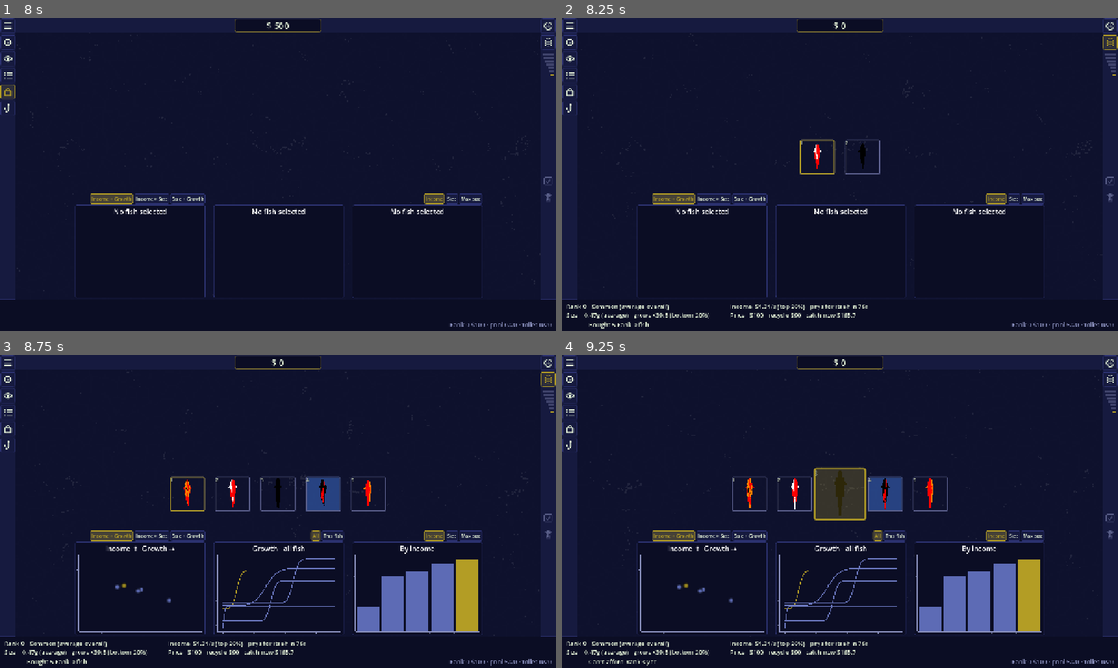
Above: before the commit, frames 1-4 (two rows, left to right).
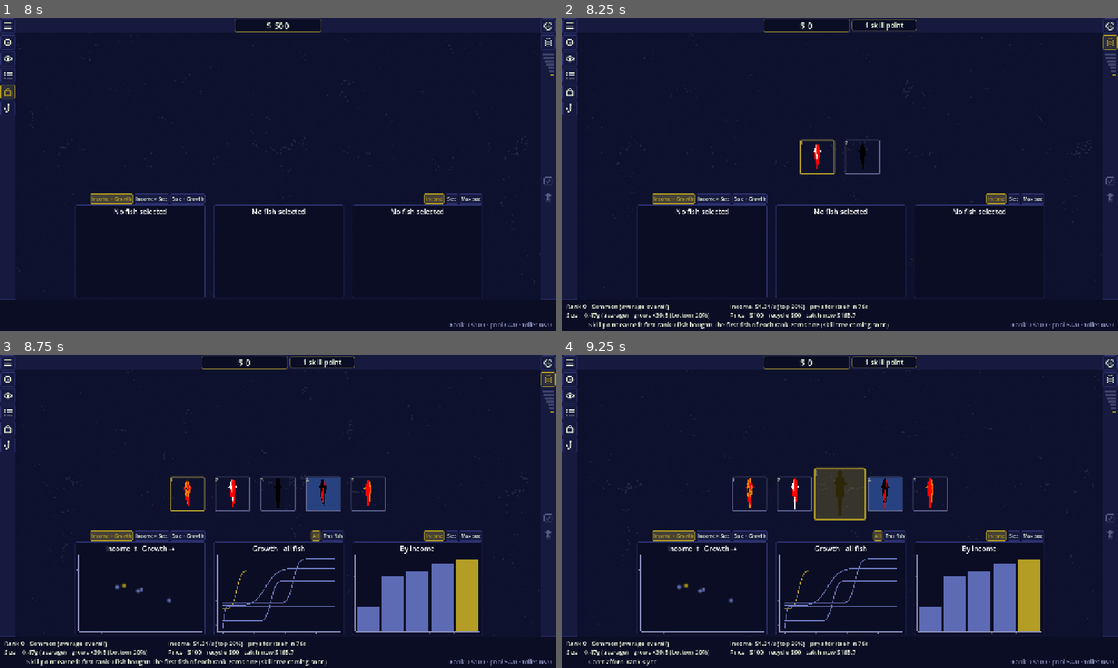
Above: after the commit, the same moments.

Repository: frnklnnlsn/koi-idle
Game: Godot game, scene res://game_parts/user_interface/scenes/main_UI.tscn
Same seed, same stepped clock (60 frames per second), same inputs: the game is played once before the commit and once after it.
Inputs (mouse positions are in pixels of both pictures, inside the frame that each line leads up to):
- Up to frame 1 (8 s): click (5, 108) at 0.5 s; click (5, 108) at 1.25 s; click (5, 24) at 2 s; click (5, 43) at 2.75 s; click (5, 58) at 3.5 s; click (5, 74) at 4.25 s; click "Income" at 5 s; click "Size" at 5.75 s; click "Max size" at 6.5 s; click (5, 93) at 7.25 s
- Up to frame 2 (8.25 s): click (1112, 43) at 8 s
- Up to frame 3 (8.75 s): no input
- Up to frame 4 (9.25 s): tap Enter at 8.75 s; drag from (1112, 401) to (840, 511) at 8.77 s

Frame 1 is identical in both runs. In frame 2, 1.1% of the frame differs, in the area x 4-64%, y 0-100%; in frame 3, 1.1%; in frame 4, 0.6%.

Commit message:
Skill points step 1: tuning pipeline, rank-first milestones, points counter
- Tuning: one place gameplay numbers go through, final = (base + extra) x mult.
  Price, income, bite time, growth speed/potential, toilet capacity, shop pool,
  recycle fee and pond sale rate now read through it (no sources yet, so no
  behaviour change).
- Progression autoload: first fish bought of each rank (incl. rank 0) earns a
  skill point, once per rank per level. Milestones live in
  game_parts/progression/milestones.tres. Older saves are credited once.
- Top bar SkillPoints counter and command-line messages, with an intro on the
  first point.

Co-Authored-By: Claude Opus 5.5 <noreply@anthropic.com>
Claude-Session: https://claude.ai/code/session_01EFMBTUzXdodmqvh2BWDEMY

Diff:
--- a/koi-idle-godot/SandBox/Composition/component_scripts/fish_lable_display.gd
+++ b/koi-idle-godot/SandBox/Composition/component_scripts/fish_lable_display.gd
@@ -36,7 +36,7 @@
 	_put(fish_income_label, "$%s/s %s%s" % [num(fish.income), _rarity(fish.income_z), payback])
 	# Selling in the shop refunds the price; keeping it, then catching it from
 	# the pond later, pays its catch value (more once it has grown).
-	var catch_now := FishingLine.catch_value(rank_def, fish.mass, Ranks.table().catch_return)
+	var catch_now := FishingLine.catch_value_of(fish)
 	_put(sell_value_label, "$%s recycle   (catch $%s)" % [num(PassiveSystems.recycle_refund(fish)), num(catch_now)])
 
 
@@ -55,7 +55,7 @@
 			duration(fish.cost / fish.income) if fish.income > 0.0 else "—"],
 		"Size    %sg %s   grows ×%s %s" % [num(fish.mass), _rarity(fish.mass_z), num(potential), _rarity(fish.size_z)],
 		"Price   $%s   recycle $%s   catch now $%s" % [num(fish.cost), num(PassiveSystems.recycle_refund(fish)),
-			num(FishingLine.catch_value(rank_def, fish.mass, Ranks.table().catch_return))],
+			num(FishingLine.catch_value_of(fish))],
 	]
 	return "\n".join(lines)
 
--- /dev/null
+++ b/koi-idle-godot/game_parts/progression/milestones.tres
@@ -0,0 +1,17 @@
+[gd_resource type="Resource" script_class="MilestoneList" format=3]
+
+[ext_resource type="Script" path="res://scripts/progression/milestone_list.gd" id="1_list"]
+[ext_resource type="Script" path="res://scripts/progression/milestone_def.gd" id="2_def"]
+
+[sub_resource type="Resource" id="Resource_first_buy"]
+script = ExtResource("2_def")
+id = "first_buy"
+title = "First rank %d fish bought"
+kind = 0
+rank = -1
+points = 1
+per_level = true
+
+[resource]
+script = ExtResource("1_list")
+milestones = Array[ExtResource("2_def")]([SubResource("Resource_first_buy")])
--- a/koi-idle-godot/game_parts/user_interface/scenes/fishing_ui.gd
+++ b/koi-idle-godot/game_parts/user_interface/scenes/fishing_ui.gd
@@ -186,7 +186,7 @@
 		if line.chain.size() > 1:
 			text += "   (separately $%s)" % _commas(floori(line.value_if_separate()))
 		else:
-			text += "   (shop price $%s)" % _commas(Ranks.get_rank(line.top().rank).cost)
+			text += "   (shop price $%s)" % _commas(floori(Ranks.price(line.top().rank)))
 		fish_stats.text = text
 
 	# Bite timer: a range for the rank you'd catch next, or ∞ if nothing can bite.
--- a/koi-idle-godot/game_parts/user_interface/scenes/main_UI.tscn
+++ b/koi-idle-godot/game_parts/user_interface/scenes/main_UI.tscn
@@ -172,6 +172,19 @@
 horizontal_alignment = 1
 vertical_alignment = 1
 
+[node name="SkillPoints" type="Label" parent="VBoxContainer/Panel/HBoxContainer2"]
+unique_name_in_owner = true
+visible = false
+custom_minimum_size = Vector2(150, 0)
+layout_mode = 2
+tooltip_text = "Skill points to spend. The first fish bought of each rank earns one, again on every prestige level."
+mouse_filter = 1
+theme_type_variation = &"MoneyBox"
+theme_override_font_sizes/font_size = 16
+text = "0 skill points"
+horizontal_alignment = 1
+vertical_alignment = 1
+
 [node name="ListUI" parent="VBoxContainer" unique_id=668367678 instance=ExtResource("11_o70p8")]
 unique_name_in_owner = true
 visible = false
--- a/koi-idle-godot/game_parts/user_interface/scenes/main_ui.gd
+++ b/koi-idle-godot/game_parts/user_interface/scenes/main_ui.gd
@@ -1,5 +1,7 @@
 extends Control
 @onready var net_worth_label: Label               = %net_worth
+## Skill points to spend, next to the money (hidden until the first point).
+@onready var skill_points_label: Label = %SkillPoints
 @onready var list_ui:         Control             = %ListUI
 @onready var shop_ui:         Control             = %ShopUI
 @onready var toilet:          SubViewportContainer = %ToiletViewportContainer
@@ -45,6 +47,10 @@
 	fishing_ui.visibility_changed.connect(_update_backdrop)
 	shop_ui.drag_zone_changed.connect(_on_drag_zone)
 	shop_ui.action_message.connect(command_line.say)
+	Progression.points_changed.connect(_show_skill_points.unbind(1))
+	Progression.milestone_earned.connect(_on_milestone_earned)
+	Progression.credited_existing.connect(_on_credited_existing)
+	_show_skill_points()
 	_rank_meter.rank_clicked.connect(_on_rank_clicked)
 	_rank_meter.rank_scrolled.connect(_on_rank_scrolled)
 	_on_shop_visibility()
@@ -90,6 +96,28 @@
 	_trash_light.modulate = pal.trash.lightened(0.2) if zone == "trash" else off
 
 
+# ── Skill points ──────────────────────────────────────────────────────────────
+func _show_skill_points() -> void:
+	var p := Progression.points()
+	skill_points_label.visible = Progression.points_earned() > 0
+	skill_points_label.text = "%d skill point%s" % [p, "" if p == 1 else "s"]
+
+
+func _on_milestone_earned(title: String, points: int, first_ever: bool) -> void:
+	_show_skill_points()
+	# Deferred: the purchase's own "Bought ..." message comes right after this
+	# and would hide it.
+	if first_ever:
+		command_line.say.call_deferred("Skill point earned: %s! The first fish of each rank earns one (skill tree coming soon)" % title.to_lower())
+	else:
+		command_line.say.call_deferred("+%d skill point%s: %s  (%d to spend)" % [points, "" if points == 1 else "s", title.to_lower(), Progression.points()])
+
+
+func _on_credited_existing(count: int, points: int) -> void:
+	_show_skill_points()
+	command_line.say("Skill points: +%d for the %d rank%s you already own. Each new rank's first fish earns another" % [points, count, "" if count == 1 else "s"])
+
+
 func _on_buy_pressed() -> void:
 	command_line.say(shop_ui.buy_one())
 
@@ -108,7 +136,7 @@
 ## Shows the shop's rank and how many ranks your money covers.
 func _update_rank_meter() -> void:
 	var n := 0
-	while n < Ranks.count() and PassiveSystems.net_worth >= Ranks.get_rank(n).cost:
+	while n < Ranks.count() and PassiveSystems.net_worth >= Ranks.price(n):
 		n += 1
 	_rank_meter.affordable = n
 	_rank_meter.rank = shop_ui.rank
--- a/koi-idle-godot/game_parts/user_interface/scripts/rank_meter.gd
+++ b/koi-idle-godot/game_parts/user_interface/scripts/rank_meter.gd
@@ -168,4 +168,4 @@
 		return "Rank: click a bar or scroll"
 	var r := Ranks.get_rank(i)
 	var note := "" if i < affordable else "  (can't afford yet)"
-	return "%s · $%s%s" % [r.display_name, FishLabelDisplay.num(r.cost), note]
+	return "%s · $%s%s" % [r.display_name, FishLabelDisplay.num(Ranks.price(i)), note]
--- a/koi-idle-godot/game_parts/user_interface/scripts/shop_ui.gd
+++ b/koi-idle-godot/game_parts/user_interface/scripts/shop_ui.gd
@@ -450,7 +450,7 @@
 ## Buys up to `n` fish of the current rank, limited by the pool and money.
 ## Returns how many were bought.
 func _buy(n: int) -> int:
-	var cost: float = Ranks.get_rank(rank).cost
+	var cost: float = Ranks.price(rank)
 	var can: int = mini(n, FishHandler.pool_space())
 	if cost > 0.0:
 		can = mini(can, int(PassiveSystems.net_worth / cost))
@@ -530,7 +530,7 @@
 			sell.emit(fish)
 			return "Recycled %d fish for $%s" % [fish.size(), FishLabelDisplay.num(refund)]
 		"buy", "fill":
-			var want: int = cmd.get("count", 1) if cmd["cmd"] == "buy" else Ranks.table().shop_pool_size
+			var want: int = cmd.get("count", 1) if cmd["cmd"] == "buy" else Ranks.pool_size()
 			var got := _buy(want)
 			if got == 0:
 				return "Pool full" if FishHandler.pool_space() == 0 else "Can't afford a %s" % Ranks.get_rank(rank).display_name
@@ -538,7 +538,7 @@
 		"rank":
 			var to: int = cmd["to"] if cmd.has("to") else rank + cmd["by"]
 			to = clampi(to, 0, Ranks.max_rank())
-			if PassiveSystems.net_worth < Ranks.get_rank(to).cost:
+			if PassiveSystems.net_worth < Ranks.price(to):
 				return "Can't afford %s yet" % Ranks.get_rank(to).display_name
 			rank = to
 			_refresh_affordability()
@@ -580,8 +580,8 @@
 
 func command_status() -> String:
 	var r := Ranks.get_rank(rank)
-	return "%s $%s · pool %d/%d · toilet %d/%d" % [r.display_name, FishLabelDisplay.num(r.cost),
-		Ranks.table().shop_pool_size - FishHandler.pool_space(), Ranks.table().shop_pool_size,
+	return "%s $%s · pool %d/%d · toilet %d/%d" % [r.display_name, FishLabelDisplay.num(Ranks.price(rank)),
+		Ranks.pool_size() - FishHandler.pool_space(), Ranks.pool_size(),
 		FishHandler.work_count(), FishHandler.capacity]
 
 
@@ -619,7 +619,7 @@
 
 ## Drops the selected rank to the best one you can afford.
 func _refresh_affordability() -> void:
-	while rank > 0 and PassiveSystems.net_worth < Ranks.get_rank(rank).cost:
+	while rank > 0 and PassiveSystems.net_worth < Ranks.price(rank):
 		rank -= 1
 
 func _on_new_fish(arr: Array) -> void:
--- a/koi-idle-godot/project.godot
+++ b/koi-idle-godot/project.godot
@@ -27,6 +27,7 @@
 DisplayManager="*res://scripts/Singletons/DisplayManager.gd"
 FishGrowthManager="*res://scripts/Singletons/FishGrowthManager.gd"
 PassiveSystems="*res://scripts/Singletons/PassiveSystems.gd"
+Progression="*res://scripts/Singletons/Progression.gd"
 DevTools="*res://scripts/dev/dev_tools.gd"
 
 [display]
--- a/koi-idle-godot/scripts/Singletons/FishGenerator.gd
+++ b/koi-idle-godot/scripts/Singletons/FishGenerator.gd
@@ -61,10 +61,10 @@
 
 	fish.ID = _generate_id(15)
 	fish.rank = rank
-	fish.cost = rank_def.cost
+	fish.cost = Ranks.price(rank)
 
 	var stats := roll_stats(rank_def, _rng)
-	fish.income = stats["income"]
+	fish.income = Tuning.apply(Tuning.INCOME, stats["income"])
 	fish.income_z = stats["income_z"]
 	fish.mass = stats["mass"]
 	fish.mass_z = stats["mass_z"]
@@ -72,7 +72,8 @@
 
 	var growth := roll_growth(fish.mass, rank_def, _rng)
 	fish.growth_rate = growth["growth_rate"]
-	fish.carrying_capacity = growth["carrying_capacity"]
+	# Growth potential through Tuning: scales how far above its start it grows.
+	fish.carrying_capacity = fish.mass + (growth["carrying_capacity"] - fish.mass) * Tuning.apply(Tuning.GROWTH_POTENTIAL, 1.0)
 	fish.mid_point = growth["mid_point"]
 	fish.size_z = growth["size_z"]
 	fish.x_start = _x_start(fish.growth_rate)
--- a/koi-idle-godot/scripts/Singletons/FishGrowthManager.gd
+++ b/koi-idle-godot/scripts/Singletons/FishGrowthManager.gd
@@ -76,9 +76,12 @@
 	if not save_data or save_data.list_of_retired_fish.is_empty():
 		return
 
+	# Tuning growth_speed: pond time passes faster or slower (from now on;
+	# ages already reached stay as they are).
+	var aged := extra_seconds * Tuning.apply(Tuning.GROWTH_SPEED, 1.0)
 	for fish in save_data.list_of_retired_fish:
 		if fish is fish_conf:
-			fish.age += extra_seconds
+			fish.age += aged
 			fish.mass = mass_for(fish, pond_hours(fish))
 
 	SaveManager.save_current_data(save_data)
--- a/koi-idle-godot/scripts/Singletons/FishHandler.gd
+++ b/koi-idle-godot/scripts/Singletons/FishHandler.gd
@@ -3,8 +3,11 @@
 #var list_of_work_fish:Array
 #var lsit_of_retired_fish:Array
 var list_of_shop_fish:Array
+## Toilet capacity before Tuning (levels / skills change it).
+var base_capacity: int = 20
 ## Toilet capacity: most fish you can keep earning at once.
-var capacity = 20
+var capacity: int:
+	get: return Tuning.apply_int(Tuning.TOILET_CAPACITY, base_capacity, 1)
 var total_fish:int
 
 signal keep_fish(list)
@@ -38,7 +41,7 @@
 
 ## Free slots in the shop's buy pool (rank table: shop_pool_size).
 func pool_space() -> int:
-	return maxi(Ranks.table().shop_pool_size - SaveManager.load_saved_data().list_of_shop_fish.size(), 0)
+	return maxi(Ranks.pool_size() - SaveManager.load_saved_data().list_of_shop_fish.size(), 0)
 
 
 ### takes an array of fish_res, (can search through for same res)
--- a/koi-idle-godot/scripts/Singletons/PassiveSystems.gd
+++ b/koi-idle-godot/scripts/Singletons/PassiveSystems.gd
@@ -120,7 +120,7 @@
 
 
 static func recycle_refund(fish_res: fish_conf) -> float:
-	return fish_res.cost * (1.0 - Ranks.table().recycle_fee)
+	return fish_res.cost * (1.0 - Tuning.apply_share(Tuning.RECYCLE_FEE, Ranks.table().recycle_fee))
 
 func _debug_print() -> void:
 	#print("income: %.2f | net_worth: %.2f" % [income, net_worth])
--- /dev/null
+++ b/koi-idle-godot/scripts/Singletons/Progression.gd
@@ -0,0 +1,146 @@
+# Progression.gd (autoload "Progression")
+# Skill points and the milestones that earn them. Points are kept across
+# prestige; per-level milestones (like "first fish of each rank") can be
+# earned again on each new level.
+#
+# Milestones are listed in game_parts/progression/milestones.tres. Checks run
+# when things happen (a fish is bought, ...), not every frame.
+extends Node
+
+## A skill point was earned (or spent / refunded): new unspent total.
+signal points_changed(points: int)
+## A milestone was earned. first_ever = the very first point of the game.
+signal milestone_earned(title: String, points: int, first_ever: bool)
+## Points credited for an older save's progress (shown once).
+signal credited_existing(count: int, points: int)
+
+const MILESTONES_PATH := "res://game_parts/progression/milestones.tres"
+
+var _list: MilestoneList
+
+
+func _ready() -> void:
+	_list = load(MILESTONES_PATH) if ResourceLoader.exists(MILESTONES_PATH) else MilestoneList.new()
+	FishGenerator.new_fish.connect(_on_fish_bought)
+	SaveManager.save_reset.connect(func(): points_changed.emit(points()))
+	_credit_older_save.call_deferred()
+
+
+## Unspent skill points.
+func points() -> int:
+	return SaveManager.load_saved_data().skill_points
+
+
+func points_earned() -> int:
+	return SaveManager.load_saved_data().points_earned
+
+
+func level() -> int:
+	return SaveManager.load_saved_data().level
+
+
+## Spend points (the skill tree). False if there aren't enough.
+func spend(amount: int) -> bool:
+	var sd := SaveManager.load_saved_data()
+	if amount > sd.skill_points:
+		return false
+	sd.skill_points -= amount
+	SaveManager.save_current_data(sd)
+	points_changed.emit(sd.skill_points)
+	return true
+
+
+## Give points back (respec).
+func refund(amount: int) -> void:
+	var sd := SaveManager.load_saved_data()
+	sd.skill_points += amount
+	SaveManager.save_current_data(sd)
+	points_changed.emit(sd.skill_points)
+
+
+func is_claimed(key: String) -> bool:
+	return key in SaveManager.load_saved_data().claimed_milestones
+
+
+## Every milestone, for a list of goals: [{title, points, claimed}].
+func overview() -> Array:
+	var out := []
+	for m in _list.milestones:
+		if m.kind == MilestoneDef.Kind.FIRST_RANK_BOUGHT and m.rank < 0:
+			for r in Ranks.count():
+				out.append({"title": _title(m, r), "points": m.points, "claimed": is_claimed(_key(m, r))})
+		else:
+			out.append({"title": _title(m, m.rank), "points": m.points, "claimed": is_claimed(_key(m, m.rank))})
+	return out
+
+
+# ------------------------------------------------------------------ Earning
+
+func _on_fish_bought(fish_array: Array) -> void:
+	for f in fish_array:
+		if f is fish_conf:
+			_check_rank_bought(f.rank, false)
+
+
+func _check_rank_bought(rank: int, quiet: bool) -> int:
+	var earned := 0
+	for m in _list.milestones:
+		if m.kind == MilestoneDef.Kind.FIRST_RANK_BOUGHT and (m.rank < 0 or m.rank == rank):
+			earned += _claim(m, rank, quiet)
+	return earned
+
+
+## Earns `m` (for `rank`) if it isn't yet. Returns the points given.
+func _claim(m: MilestoneDef, rank: int, quiet: bool) -> int:
+	var key := _key(m, rank)
+	var sd := SaveManager.load_saved_data()
+	if key in sd.claimed_milestones:
+		return 0
+	var first_ever := sd.points_earned == 0
+	sd.claimed_milestones.append(key)
+	sd.skill_points += m.points
+	sd.points_earned += m.points
+	SaveManager.save_current_data(sd)
+	if not quiet:
+		milestone_earned.emit(_title(m, rank), m.points, first_ever)
+		points_changed.emit(sd.skill_points)
+	return m.points
+
+
+## The saved name of a milestone: per-level ones include the level.
+func _key(m: MilestoneDef, rank: int) -> String:
+	var k := m.id
+	if m.rank < 0:
+		k += ":r%d" % rank
+	if m.per_level:
+		k += "@L%d" % level()
+	return k
+
+
+func _title(m: MilestoneDef, rank: int) -> String:
+	return m.title % rank if "%d" in m.title else m.title
+
+
+## Saves from before skill points: credit the ranks already owned, once.
+func _credit_older_save() -> void:
+	var sd := SaveManager.load_saved_data()
+	if sd.progression_started:
+		return
+	var ranks := {}
+	for list in [sd.list_of_shop_fish, sd.list_of_work_fish, sd.list_of_retired_fish]:
+		for f in list:
+			if f is fish_conf:
+				ranks[f.rank] = true
+	var count := 0
+	var pts := 0
+	for r in ranks.keys():
+		var got := _check_rank_bought(r, true)
+		if got > 0:
+			count += 1
+			pts += got
+	sd = SaveManager.load_saved_data()
+	sd.progression_started = true
+	SaveManager.save_current_data(sd)
+	if pts > 0:
+		points_changed.emit(sd.skill_points)
+		credited_existing.emit(count, pts)
--- a/koi-idle-godot/scripts/Singletons/SaveManager.gd
+++ b/koi-idle-godot/scripts/Singletons/SaveManager.gd
@@ -118,6 +118,7 @@
 	save_data.list_of_work_fish = []
 	save_data.list_of_shop_fish = []
 	save_data.list_of_retired_fish = []
+	save_data.progression_started = true   # nothing owned yet to credit
 	return save_data
 
 
--- a/koi-idle-godot/scripts/fishing/fishing_line.gd
+++ b/koi-idle-godot/scripts/fishing/fishing_line.gd
@@ -65,7 +65,8 @@
 
 
 func bite_range() -> Vector2:
-	return Ranks.get_rank(target_rank()).bite_seconds
+	var r: Vector2 = Ranks.get_rank(target_rank()).bite_seconds
+	return Vector2(Tuning.apply(Tuning.BITE_TIME, r.x), Tuning.apply(Tuning.BITE_TIME, r.y))
 
 
 func roll_bite_time() -> float:
@@ -82,7 +83,15 @@
 
 
 func worth(fish: fish_conf) -> float:
-	return catch_value(Ranks.get_rank(fish.rank), fish.mass, Ranks.table().catch_return)
+	return catch_value_of(fish)
+
+
+## What `fish` pays if caught now: like catch_value, but from the price this
+## fish was bought at (so a harder level's prices carry through).
+static func catch_value_of(fish: fish_conf) -> float:
+	var rank_def := Ranks.get_rank(fish.rank)
+	var price: float = fish.cost if fish.cost > 0.0 else Ranks.price(fish.rank)
+	return price * Ranks.table().catch_return * fish.mass / avg_start_mass(rank_def)
 
 
 ## What a caught fish of `rank_def` weighing `mass` pays when kept on its own.
@@ -118,4 +127,4 @@
 	for f in pond_fish:
 		if f is fish_conf:
 			v += worth(f)
-	return v * POND_SALE_RATE
+	return v * Tuning.apply_share(Tuning.POND_SALE_RATE, POND_SALE_RATE)
--- /dev/null
+++ b/koi-idle-godot/scripts/progression/milestone_def.gd
@@ -0,0 +1,24 @@
+# milestone_def.gd
+# One way to earn skill points, edited in game_parts/progression/milestones.tres.
+# Each milestone is a "first time X happens" event, so points can't be
+# farmed. New kinds of milestone are added to Kind and checked in
+# Progression (scripts/Singletons/Progression.gd).
+class_name MilestoneDef
+extends Resource
+
+enum Kind {
+	## The first fish bought of a rank (rank = -1: every rank, one each).
+	FIRST_RANK_BOUGHT,
+}
+
+## Short unique name, used to remember it was earned (don't change it once
+## players have saves).
+@export var id: String = ""
+## Shown when earned. %d is replaced by the rank for per-rank milestones.
+@export var title: String = ""
+@export var kind: Kind = Kind.FIRST_RANK_BOUGHT
+## Which rank; -1 = every rank counts separately.
+@export var rank: int = -1
+@export var points: int = 1
+## Earned again on every prestige level (true), or once per game (false).
+@export var per_level: bool = true
--- /dev/null
+++ b/koi-idle-godot/scripts/progression/milestone_list.gd
@@ -0,0 +1,6 @@
+# milestone_list.gd
+# Every way to earn skill points (game_parts/progression/milestones.tres).
+class_name MilestoneList
+extends Resource
+
+@export var milestones: Array[MilestoneDef] = []
--- a/koi-idle-godot/scripts/ranks/ranks.gd
+++ b/koi-idle-godot/scripts/ranks/ranks.gd
@@ -37,6 +37,17 @@
 	return _table.ranks[clampi(rank, 0, max_rank())]
 
 
+## Price of a fish of `rank` right now (rank table cost, through Tuning:
+## the prestige level and skills can change it).
+static func price(rank: int) -> float:
+	return Tuning.apply(Tuning.PRICE, float(get_rank(rank).cost))
+
+
+## How many fish the shop's buy pool holds right now (through Tuning).
+static func pool_size() -> int:
+	return Tuning.apply_int(Tuning.SHOP_POOL, table().shop_pool_size, 1)
+
+
 static func all() -> Array[FishRank]:
 	_check()
 	return _table.ranks
--- a/koi-idle-godot/scripts/save_data.gd
+++ b/koi-idle-godot/scripts/save_data.gd
@@ -11,3 +11,17 @@
 @export var list_of_shop_fish: Array
 @export var income: float
 @export var net_worth: float
+
+### progression (skill points; kept across prestige)
+## Prestige level (0 = the first). Prestige comes later; per-level milestones
+## are remembered per level.
+@export var level: int = 0
+## Skill points not spent yet.
+@export var skill_points: int = 0
+## Every skill point ever earned.
+@export var points_earned: int = 0
+## Milestones already earned (keys from Progression).
+@export var claimed_milestones: PackedStringArray = PackedStringArray()
+## False on saves from before skill points: Progression then credits the
+## ranks already owned, once.
+@export var progression_started: bool = false
--- /dev/null
+++ b/koi-idle-godot/scripts/tuning.gd
@@ -0,0 +1,79 @@
+# tuning.gd
+# One place every adjustable gameplay number goes through:
+#
+#     final = (base + extra) × multiplier
+#
+# The base is the game's normal value (rank table, constants). Sources add
+# extra and multipliers: the current prestige level (levels get harder in
+# their own chosen ways) and the skill tree (upgrades push back). With no
+# sources, every number is unchanged.
+#
+# A source is any object with
+#     func tuning_modifier(knob: String) -> Vector2   # x = extra, y = multiplier
+# registered with Tuning.add_source(). Return Vector2(0, 1) for "no change".
+#
+# Knobs (where the game reads them):
+#   price             fish price (FishGenerator, shop, rank meter, fishing)
+#   income            a new fish's income (FishGenerator)
+#   bite_time         fishing bite times (FishingLine.bite_range)
+#   growth_speed      how fast pond fish age (FishGrowthManager)
+#   growth_potential  how big a new fish can grow (FishGenerator)
+#   toilet_capacity   toilet slots (FishHandler.capacity)
+#   shop_pool         shop buy pool size (Ranks.pool_size)
+#   recycle_fee       share kept back on recycling (PassiveSystems)
+#   pond_sale_rate    share Sell Pond pays (FishingLine)
+# To add a knob: pick a name, add a constant below, and read the number
+# through Tuning.apply() where the game uses it.
+class_name Tuning
+extends RefCounted
+
+const PRICE := "price"
+const INCOME := "income"
+const BITE_TIME := "bite_time"
+const GROWTH_SPEED := "growth_speed"
+const GROWTH_POTENTIAL := "growth_potential"
+const TOILET_CAPACITY := "toilet_capacity"
+const SHOP_POOL := "shop_pool"
+const RECYCLE_FEE := "recycle_fee"
+const POND_SALE_RATE := "pond_sale_rate"
+
+static var _sources: Array = []
+
+
+static func add_source(source: Object) -> void:
+	if source not in _sources:
+		_sources.append(source)
+
+
+static func remove_source(source: Object) -> void:
+	_sources.erase(source)
+
+
+## Total (extra, multiplier) on a knob from every source.
+static func modifier(knob: String) -> Vector2:
+	var extra := 0.0
+	var mult := 1.0
+	for s in _sources:
+		if is_instance_valid(s) and s.has_method("tuning_modifier"):
+			var m: Vector2 = s.tuning_modifier(knob)
+			extra += m.x
+			mult *= m.y
+	return Vector2(extra, mult)
+
+
+## `base` adjusted by every source.
+static func apply(knob: String, base: float) -> float:
+	if _sources.is_empty():
+		return base
+	var m := modifier(knob)
+	return (base + m.x) * m.y
+
+
+## The same, rounded to a whole number (slots, sizes), at least `minimum`.
+static func apply_int(knob: String, base: int, minimum: int = 0) -> int:
+	return maxi(roundi(apply(knob, float(base))), minimum)
+
+
+## The same for a share (0..1), kept in range.
+static func apply_share(knob: String, base: float) -> float:
+	return clampf(apply(knob, base), 0.0, 1.0)
Not shown, added: koi-idle-godot/scripts/Singletons/Progression.gd.uid
Not shown, added: koi-idle-godot/scripts/progression/milestone_def.gd.uid
Not shown, added: koi-idle-godot/scripts/progression/milestone_list.gd.uid
Not shown, added: koi-idle-godot/scripts/tuning.gd.uid
